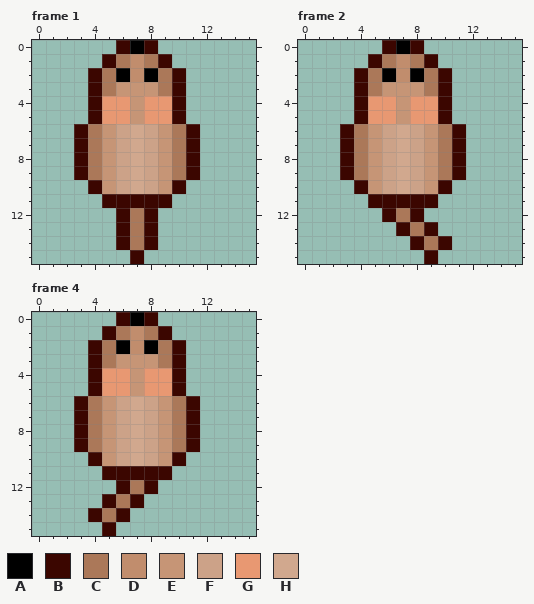
Pixel-art file -- Assets/Resources/Sprites/Zihan/toymouse_up.aseprite. The picture above is the old version.
16x16 pixels, 4 frames. Colours within 5 levels of each other are drawn and written as one. Shown: frame 1, frame 2, frame 4. The commit also changed other frames, which this record leaves out.
Palette (. is transparent): A #000000  B #3b0600  C #ab7859  D #c18d6d  E #c69576  F #cca288  G #e89872  H #d1a88e
New version:
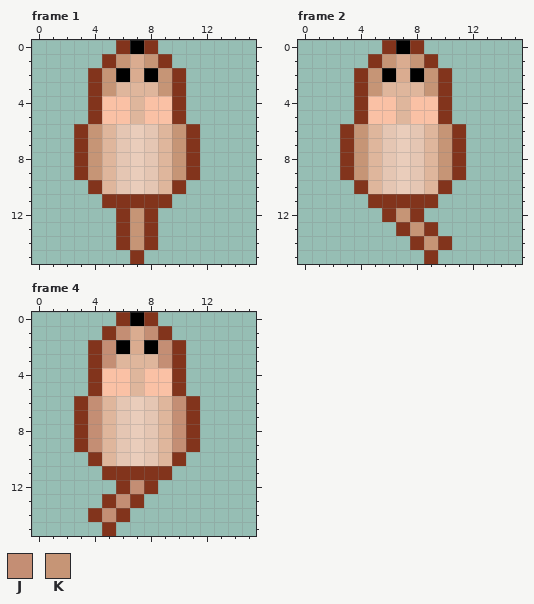
Colours new in this view: J #c48e74  K #c69576
Diff:
colour B: #3b0600 -> #82341c
colour D: #c18d6d -> #daac90
colour E: #c69576 -> #dfb69c
colour F: #cca288 -> #e5c6b3
colour G: #e89872 -> #fac1a5
colour H: #d1a88e -> #eacdbb
Frame 1:
y 1: x 6 C -> K; x 8 C -> K
y 2..3: x 5 C -> K; x 9 C -> K
y 6..9: x 4 C -> K; x 10 C -> K
y 12..14: x 7 C -> K
Frame 2:
y 1: x 6 C -> K; x 8 C -> K
y 2..3: x 5 C -> K; x 9 C -> K
y 6..9: x 4 C -> K; x 10 C -> K
y 12: x 7 C -> K
y 13: x 8 C -> K
y 14: x 9 C -> K
Frame 4:
y 1: x 6 C -> J; x 8 C -> J
y 2..3: x 5 C -> J; x 9 C -> J
y 6..9: x 4 C -> J; x 10 C -> J
y 12: x 7 C -> J
y 13: x 6 C -> J
y 14: x 5 C -> J
